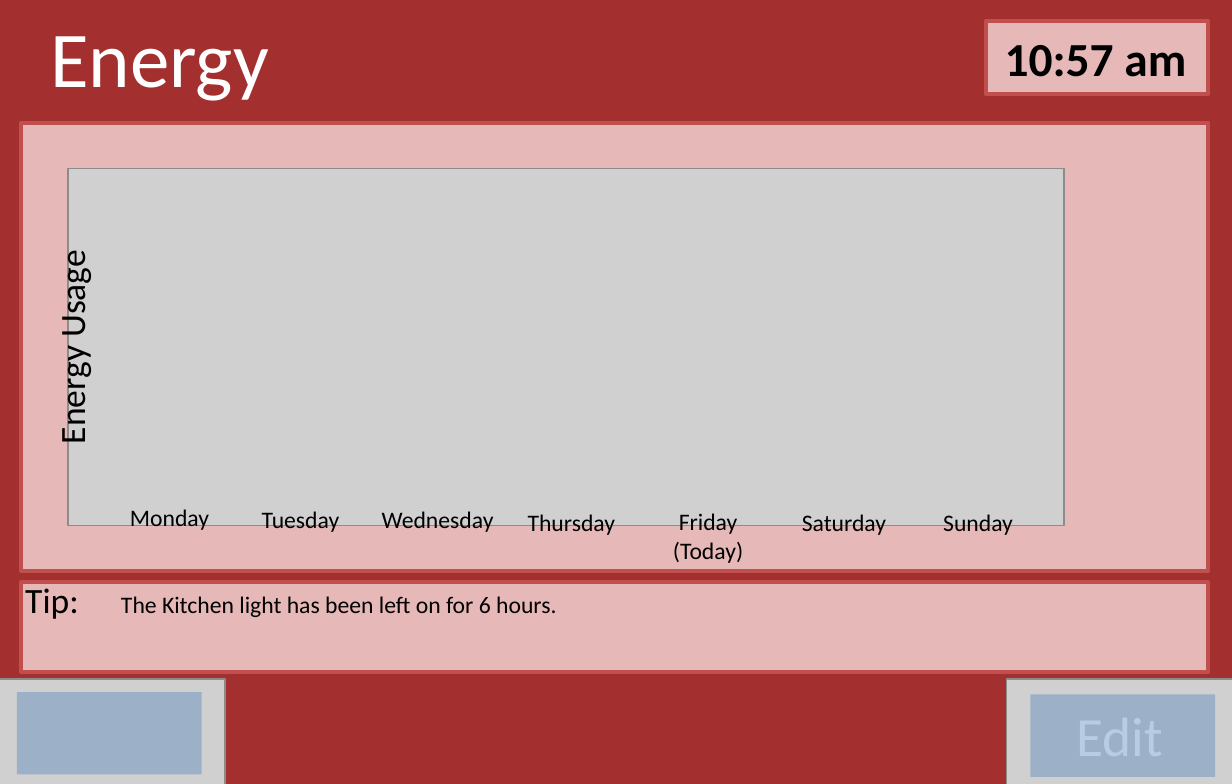
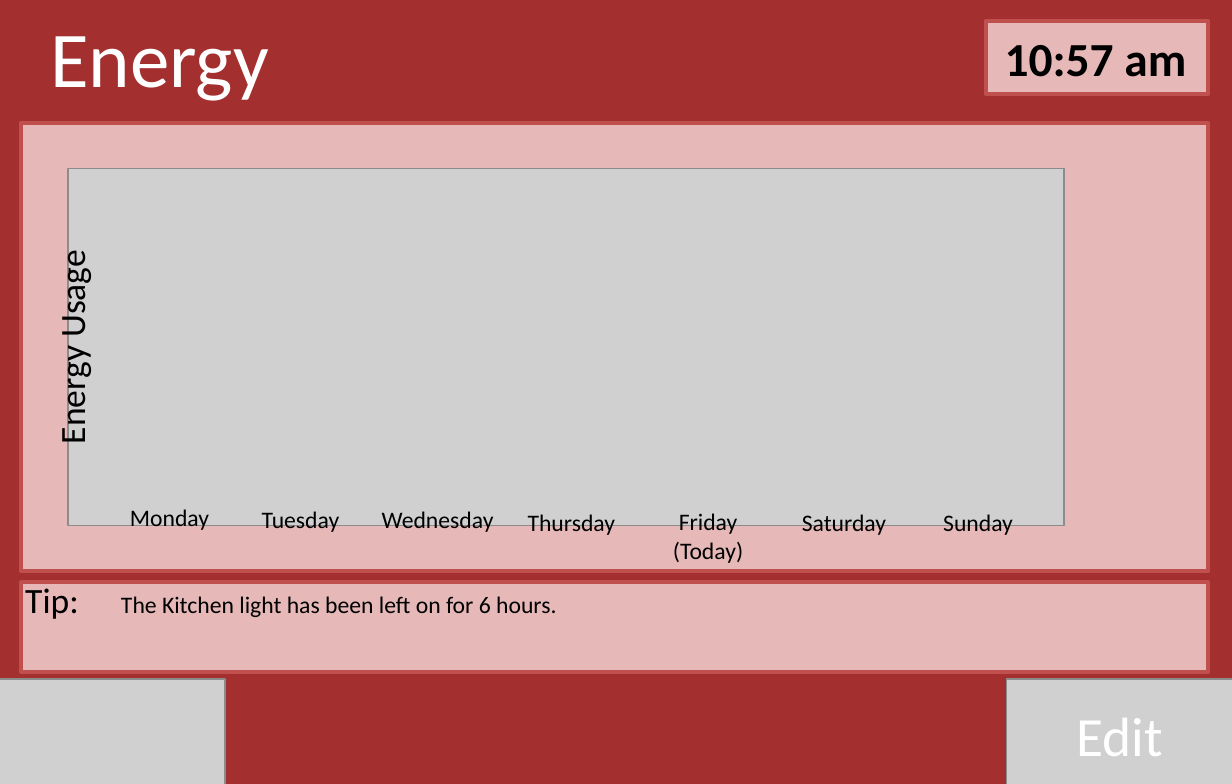
Before and after one commit to Gordo851/Design, a slide deck: slide 9 of story_board_buttonAction2.pptx (slide 6 before the commit). Drawn at 1232x784 pixels with LibreOffice and Linux fonts; fonts in the diff are those of the drawing; grey boxes stand for pictures. Boxes give left, top, right and bottom in pixels: in the first picture for what was removed or moved away, otherwise in the second. Text is boxed around its words. In the diff, an @@ line names an element or a change of style, - is before the commit and + after.

```diff
--- a/story_board_buttonAction2.pptx
+++ b/story_board_buttonAction2.pptx
@@ action button blank removed at <box>17,693,202,775</box> @@
@@ action button blank removed at <box>1031,694,1216,777</box> @@
@@ text added at <box>1076,718,1162,756</box>, 28 pt, text #FFFFFF @@
+Edit
```
Also in this commit, not shown: 12 other slides changed, 11 slides added.
